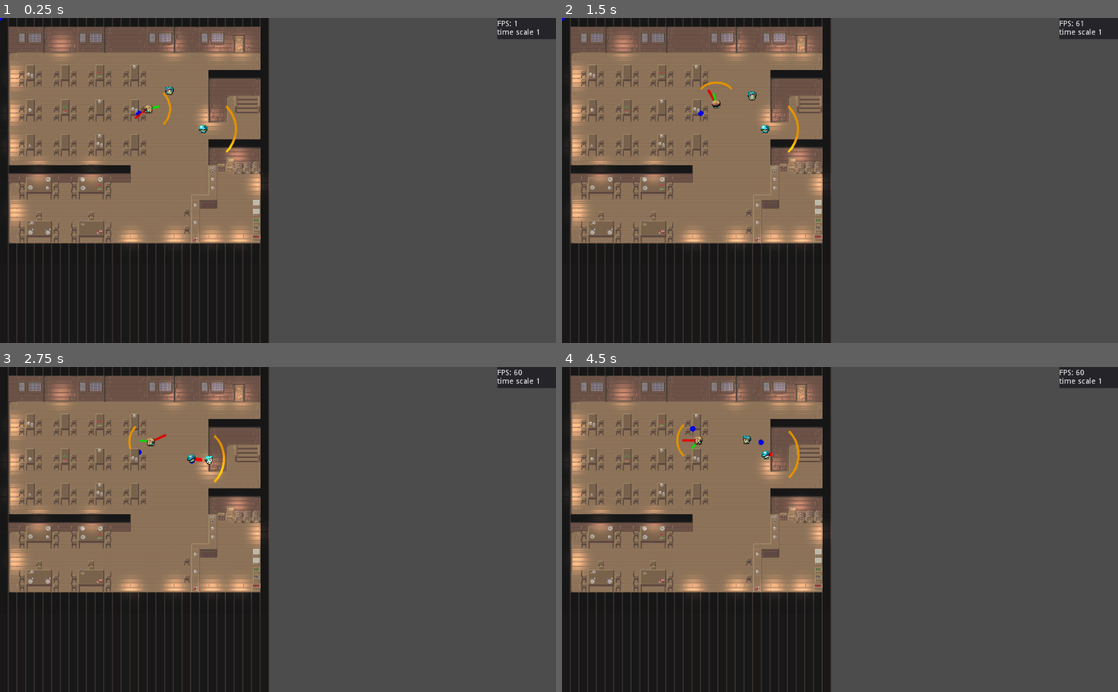
Above: before the commit, frames 1-4 (two rows, left to right).
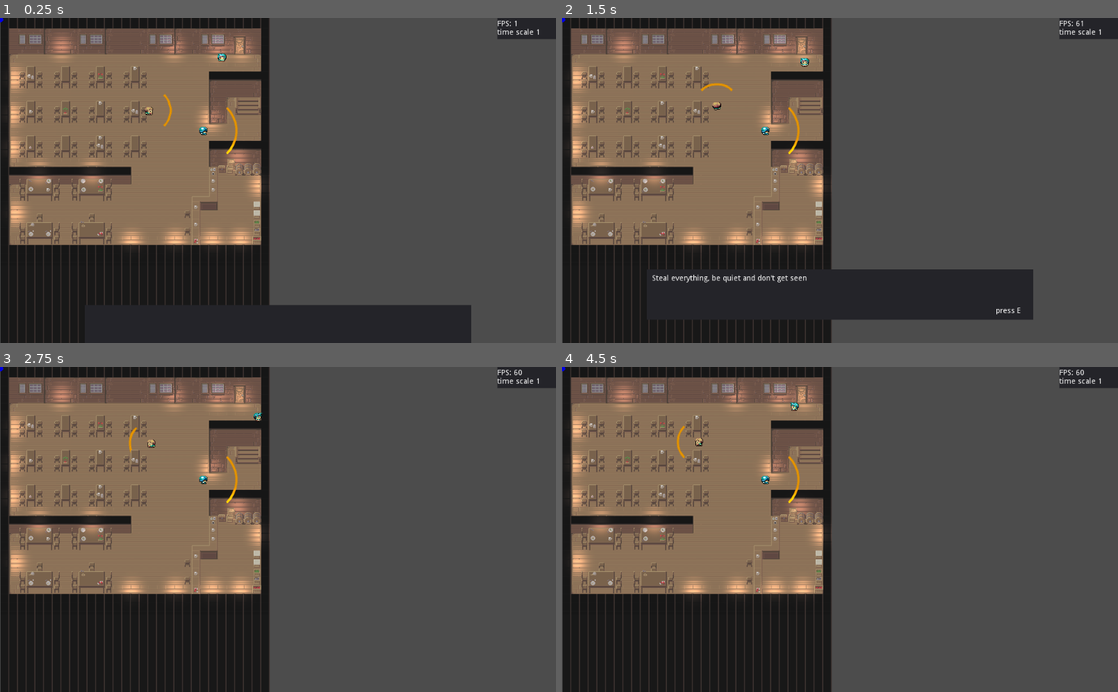
Above: after the commit, the same moments.

Repository: Chili-Turtle/inventory-game
Game: Godot game, scene res://scenes/root scene.tscn
Two runs of this game, one before a commit and one after it. Both use one fixed random seed, a clock stepped at 60 frames per second and the inputs below.
Inputs (mouse positions are in pixels of both pictures, inside the frame that each line leads up to):
- Up to frame 1 (0.25 s): no input
- Up to frame 2 (1.5 s): move the mouse to (962, 164) at 0.52 s; hold Right (ui_right) 0.53-1.28 s; hold E (interact) 0.53-1.28 s; click (962, 164) at 0.67 s; move the mouse to (728, 196) at 1.27 s; hold Down (ui_down) from 1.28 s (still down); tap E (interact) at 1.35 s; click (728, 196) at 1.42 s
- Up to frame 3 (2.75 s): tap E (interact) at 2 s; move the mouse to (333, 458) at 2.02 s; release Down (ui_down) at 2.03 s; hold Right (ui_right) from 2.03 s (still down); hold E (interact) from 2.03 s (still down); click (333, 458) at 2.17 s
- Up to frame 4 (4.5 s): move the mouse to (812, 594) at 2.77 s; release Right (ui_right) at 2.78 s; release E (interact) at 2.78 s; hold Up (ui_up) 2.78-3.53 s; tap E (interact) at 2.85, 3.5, 4.35 s; click (812, 594) at 2.92 s; move the mouse to (1006, 578) at 3.52 s; hold E (interact) 3.53-4.28 s; hold Left (ui_left) from 3.53 s (still down); click (1006, 578) at 3.67 s; move the mouse to (673, 480) at 4.27 s; click (673, 480) at 4.42 s

The runs differ from the first frame. In frame 1, 11% of the frame differs, in the area x 0-85%, y 0-100%; in frame 2, 12%; in frame 3, 6.6%; in frame 4, 6.7%.

Commit message:
major update
-add sprites
-bug fix npc (corrected sight)
-camera shake
-guard patrol
-dialogue

Diff:
--- a/project.godot
+++ b/project.godot
@@ -13,9 +13,15 @@
 "class": "Item",
 "language": "GDScript",
 "path": "res://scripts/Inventory/item.gd"
+}, {
+"base": "Camera2D",
+"class": "ShakeCamera2D",
+"language": "GDScript",
+"path": "res://scripts/camera_controller.gd"
 } ]
 _global_script_class_icons={
-"Item": ""
+"Item": "",
+"ShakeCamera2D": ""
 }
 
 [application]
--- /dev/null
+++ b/scenes/GUI/dialogue.tscn
@@ -0,0 +1,138 @@
+[gd_scene load_steps=4 format=2]
+
+[ext_resource path="res://scripts/GUI/dialogue.gd" type="Script" id=1]
+
+[sub_resource type="Animation" id=1]
+resource_name = "move_in"
+length = 0.5
+tracks/0/type = "value"
+tracks/0/path = NodePath(".:rect_position")
+tracks/0/interp = 1
+tracks/0/loop_wrap = true
+tracks/0/imported = false
+tracks/0/enabled = false
+tracks/0/keys = {
+"times": PoolRealArray( 0, 0.5 ),
+"transitions": PoolRealArray( 1, 1 ),
+"update": 0,
+"values": [ Vector2( 156, 623.727 ), Vector2( 156, 487.405 ) ]
+}
+tracks/1/type = "bezier"
+tracks/1/path = NodePath(".:rect_position:x")
+tracks/1/interp = 1
+tracks/1/loop_wrap = true
+tracks/1/imported = false
+tracks/1/enabled = true
+tracks/1/keys = {
+"points": PoolRealArray( 156, -0.25, 0, 0.18, -1.02881, 156, -0.25, 0, 0.25, 0 ),
+"times": PoolRealArray( 0, 0.5 )
+}
+tracks/2/type = "bezier"
+tracks/2/path = NodePath(".:rect_position:y")
+tracks/2/interp = 1
+tracks/2/loop_wrap = true
+tracks/2/imported = false
+tracks/2/enabled = true
+tracks/2/keys = {
+"points": PoolRealArray( 623.727, -0.25, 0, 0.25, 0, 487.405, -0.26, -61.6803, 0.26, 61.6803 ),
+"times": PoolRealArray( 0, 0.5 )
+}
+
+[sub_resource type="Animation" id=2]
+resource_name = "move_out"
+length = 0.5
+tracks/0/type = "value"
+tracks/0/path = NodePath(".:rect_position")
+tracks/0/interp = 1
+tracks/0/loop_wrap = true
+tracks/0/imported = false
+tracks/0/enabled = false
+tracks/0/keys = {
+"times": PoolRealArray( 0, 0.5 ),
+"transitions": PoolRealArray( 1, 1 ),
+"update": 0,
+"values": [ Vector2( 156, 487.405 ), Vector2( 156, 623.727 ) ]
+}
+tracks/1/type = "bezier"
+tracks/1/path = NodePath(".:rect_position:x")
+tracks/1/interp = 1
+tracks/1/loop_wrap = true
+tracks/1/imported = false
+tracks/1/enabled = true
+tracks/1/keys = {
+"points": PoolRealArray( 156, -0.25, 0, 0.25, 0, 156, -0.25, 0, 0.18, -1.02881 ),
+"times": PoolRealArray( 0, 0.5 )
+}
+tracks/2/type = "bezier"
+tracks/2/path = NodePath(".:rect_position:y")
+tracks/2/interp = 1
+tracks/2/loop_wrap = true
+tracks/2/imported = false
+tracks/2/enabled = true
+tracks/2/keys = {
+"points": PoolRealArray( 487.405, -0.14, 129.221, 0.14, -129.221, 623.727, -0.25, 0, 0.25, 0 ),
+"times": PoolRealArray( 0, 0.5 )
+}
+
+[node name="dialogue" type="Control"]
+anchor_left = 0.5
+anchor_top = 1.0
+anchor_right = 0.5
+anchor_bottom = 1.0
+margin_left = -356.0
+margin_top = -112.595
+margin_right = 356.0
+margin_bottom = -19.5946
+script = ExtResource( 1 )
+__meta__ = {
+"_edit_use_anchors_": false
+}
+
+[node name="Panel" type="Panel" parent="."]
+anchor_right = 1.0
+anchor_bottom = 1.0
+__meta__ = {
+"_edit_use_anchors_": false
+}
+
+[node name="MarginContainer" type="MarginContainer" parent="."]
+anchor_right = 1.0
+anchor_bottom = 1.0
+custom_constants/margin_right = 10
+custom_constants/margin_top = 10
+custom_constants/margin_left = 10
+custom_constants/margin_bottom = 10
+__meta__ = {
+"_edit_use_anchors_": false
+}
+
+[node name="RichTextLabel" type="RichTextLabel" parent="MarginContainer"]
+margin_left = 10.0
+margin_top = 10.0
+margin_right = 702.0
+margin_bottom = 83.0
+visible_characters = 0
+text = "This is a test dialogue Lorem ipsum style"
+__meta__ = {
+"_edit_use_anchors_": false
+}
+
+[node name="end_dialogue" type="RichTextLabel" parent="MarginContainer/RichTextLabel"]
+visible = false
+margin_left = 633.0
+margin_top = 60.0
+margin_right = 690.0
+margin_bottom = 76.0
+text = "press E"
+__meta__ = {
+"_edit_use_anchors_": false
+}
+
+[node name="AnimationPlayer" type="AnimationPlayer" parent="."]
+anims/move_in = SubResource( 1 )
+anims/move_out = SubResource( 2 )
+
+[node name="text_speed" type="Timer" parent="."]
+wait_time = 0.01
+[connection signal="animation_finished" from="AnimationPlayer" to="." method="_on_AnimationPlayer_animation_finished"]
+[connection signal="timeout" from="text_speed" to="." method="_on_text_speed_timeout"]
--- a/scenes/guard.tscn
+++ b/scenes/guard.tscn
@@ -7,6 +7,8 @@
 [ext_resource path="res://scripts/state machine/guard_states/guard_move.gd" type="Script" id=5]
 [ext_resource path="res://scripts/state machine/guard_behaviour/guard_chase.gd" type="Script" id=6]
 [ext_resource path="res://scripts/state machine/guard_behaviour/guard_seek.gd" type="Script" id=7]
+[ext_resource path="res://scripts/state machine/guard_behaviour/guard_patrol.gd" type="Script" id=8]
+[ext_resource path="res://sprites/AH_Sprite_People_1_normal_1.png" type="Texture" id=9]
 
 [sub_resource type="CircleShape2D" id=1]
 radius = 8.0
@@ -90,6 +92,7 @@
 
 [node name="npc_sprite" type="Sprite" parent="."]
 texture = ExtResource( 1 )
+normal_map = ExtResource( 9 )
 vframes = 4
 hframes = 3
 region_enabled = true
@@ -102,7 +105,6 @@
 anims/guard_up = SubResource( 5 )
 
 [node name="detect_radius" type="Area2D" parent="."]
-visible = false
 collision_layer = 16
 collision_mask = 32
 
@@ -114,7 +116,6 @@
 [node name="sword dummy" type="Node" parent="Inventory"]
 
 [node name="player_detection" type="Area2D" parent="."]
-visible = false
 collision_layer = 16
 collision_mask = 2
 
@@ -123,7 +124,7 @@
 
 [node name="state_machine" type="Node" parent="."]
 script = ExtResource( 3 )
-start_state = NodePath("idle")
+start_state = NodePath("move")
 
 [node name="idle" type="Node" parent="state_machine"]
 script = ExtResource( 4 )
@@ -133,9 +134,10 @@
 
 [node name="behaviour_tree" type="Node" parent="."]
 script = ExtResource( 3 )
-start_state = NodePath("seek")
+start_state = NodePath("chase")
 
 [node name="patrol" type="Node" parent="behaviour_tree"]
+script = ExtResource( 8 )
 
 [node name="chase" type="Node" parent="behaviour_tree"]
 script = ExtResource( 6 )
--- a/scenes/npc.tscn
+++ b/scenes/npc.tscn
@@ -1,10 +1,11 @@
-[gd_scene load_steps=12 format=2]
+[gd_scene load_steps=13 format=2]
 
 [ext_resource path="res://sprites/AH_SpriteSheet_People1.png" type="Texture" id=1]
 [ext_resource path="res://scripts/npc.gd" type="Script" id=2]
 [ext_resource path="res://scripts/state machine/state_machine.gd" type="Script" id=3]
 [ext_resource path="res://scripts/state machine/npc_states/npc_idle.gd" type="Script" id=4]
 [ext_resource path="res://scripts/state machine/npc_states/npc_walk.gd" type="Script" id=5]
+[ext_resource path="res://sprites/AH_Sprite_People_1_normal_1.png" type="Texture" id=6]
 
 [sub_resource type="CircleShape2D" id=1]
 radius = 6.0
@@ -89,6 +90,7 @@
 
 [node name="npc_sprite" type="Sprite" parent="."]
 texture = ExtResource( 1 )
+normal_map = ExtResource( 6 )
 vframes = 4
 hframes = 3
 region_enabled = true
--- a/scenes/player/player.tscn
+++ b/scenes/player/player.tscn
@@ -1,10 +1,11 @@
-[gd_scene load_steps=12 format=2]
+[gd_scene load_steps=13 format=2]
 
 [ext_resource path="res://sprites/AH_SpriteSheet_People1.png" type="Texture" id=1]
 [ext_resource path="res://scripts/player_controller.gd" type="Script" id=2]
 [ext_resource path="res://scripts/state machine/state_machine.gd" type="Script" id=3]
 [ext_resource path="res://scripts/state machine/player_states/player_idle.gd" type="Script" id=4]
 [ext_resource path="res://scripts/state machine/player_states/player_walk.gd" type="Script" id=5]
+[ext_resource path="res://sprites/AH_Sprite_People_1_normal_1.png" type="Texture" id=6]
 
 [sub_resource type="CircleShape2D" id=1]
 radius = 6.0
@@ -81,7 +82,6 @@
 "player",
 ]]
 collision_layer = 2
-collision_mask = 0
 script = ExtResource( 2 )
 
 [node name="CollisionShape2D" type="CollisionShape2D" parent="."]
@@ -89,6 +89,7 @@
 
 [node name="playesr_sprite" type="Sprite" parent="."]
 texture = ExtResource( 1 )
+normal_map = ExtResource( 6 )
 vframes = 4
 hframes = 3
 region_enabled = true
@@ -101,6 +102,7 @@
 anims/player_walk_up = SubResource( 5 )
 
 [node name="pick_pocket_range" type="Area2D" parent="."]
+visible = false
 collision_layer = 4
 collision_mask = 8
 
--- a/scenes/root scene.tscn
+++ b/scenes/root scene.tscn
@@ -9,10 +9,17 @@
 [ext_resource path="res://scenes/dummy_light_sprite.tscn" type="PackedScene" id=7]
 [ext_resource path="res://sprites/lights/texture_white.jpg" type="Texture" id=8]
 [ext_resource path="res://scenes/debugging/debugging_panel.tscn" type="PackedScene" id=9]
+[ext_resource path="res://scenes/GUI/dialogue.tscn" type="PackedScene" id=10]
+[ext_resource path="res://scripts/camera_controller.gd" type="Script" id=11]
 
 [sub_resource type="Curve2D" id=1]
 _data = {
 "points": PoolVector2Array( 0, 0, 0, 0, 288.853, 169.637, 0, 0, 0, 0, 277.41, 137.948, 0, 0, 0, 0, 185.509, 140.967, 0, 0, 0, 0, 91.8546, 140.627, 0, 0, 0, 0, 88.5949, 205.727, 0, 0, 0, 0, 262.005, 205.287 )
+}
+
+[sub_resource type="Curve2D" id=2]
+_data = {
+"points": PoolVector2Array( 0, 0, 0, 0, 362.443, 206.595, 0, 0, 0, 0, 358.662, 287.897, 0, 0, 0, 0, 305.721, 286.007, 0, 0, 0, 0, 309.502, 84.3273, 0, 0, 0, 0, 354.88, 88.1088, 0, 0, 0, 0, 362.443, 206.595 )
 }
 
 [node name="root scene" type="Node2D"]
@@ -23,18 +30,22 @@
 
 [node name="bar 1" parent="." instance=ExtResource( 3 )]
 
-[node name="Path2D" type="Path2D" parent="bar 1/layer_1" index="0"]
+[node name="npc_1_path" type="Path2D" parent="bar 1/layer_1" index="0"]
 curve = SubResource( 1 )
 
-[node name="npc" parent="bar 1/layer_1" index="1"]
+[node name="guard_1_path" type="Path2D" parent="bar 1/layer_1" index="1"]
+curve = SubResource( 2 )
+
+[node name="npc" parent="bar 1/layer_1" index="2"]
 position = Vector2( 268.448, 166.883 )
-patrole_path = NodePath("../Path2D")
+patrole_path = NodePath("../npc_1_path")
 
-[node name="player" parent="bar 1/layer_1" index="2"]
-position = Vector2( 312.157, 134.081 )
+[node name="player" parent="bar 1/layer_1" index="3"]
+position = Vector2( 408.254, 70.3276 )
 
-[node name="guard" parent="bar 1/layer_1" index="3" instance=ExtResource( 4 )]
+[node name="guard" parent="bar 1/layer_1" index="4" instance=ExtResource( 4 )]
 position = Vector2( 374.398, 205.089 )
+patrole_path = NodePath("../guard_1_path")
 
 [node name="light_comb" parent="." instance=ExtResource( 6 )]
 position = Vector2( 112.252, 51.7488 )
@@ -87,10 +98,6 @@
 [node name="light_comb17" parent="." instance=ExtResource( 6 )]
 position = Vector2( 389.661, 412.46 )
 
-[node name="Sprite" parent="." instance=ExtResource( 7 )]
-position = Vector2( 1227.62, 198.945 )
-normal_map = null
-
 [node name="scene_darkener" type="Light2D" parent="."]
 position = Vector2( 244.988, 203.698 )
 scale = Vector2( 1.08249, 0.976836 )
@@ -99,6 +106,10 @@
 mode = 2
 range_height = 2048.0
 shadow_color = Color( 0.45098, 0.45098, 0.45098, 1 )
+
+[node name="Sprite" parent="." instance=ExtResource( 7 )]
+position = Vector2( 1239.59, 192.114 )
+normal_map = null
 
 [node name="CanvasLayer" type="CanvasLayer" parent="."]
 
@@ -156,6 +167,18 @@
 __meta__ = {
 "_edit_use_anchors_": false
 }
+
+[node name="dialogue" parent="CanvasLayer" instance=ExtResource( 10 )]
+margin_left = -353.791
+margin_top = 47.9562
+margin_right = 358.209
+margin_bottom = 140.957
+
+[node name="Camera2D" type="Camera2D" parent="."]
+position = Vector2( 511.06, 297.069 )
+rotating = true
+current = true
+script = ExtResource( 11 )
 [connection signal="ready" from="." to="." method="_on_root_scene_ready"]
 
 [editable path="bar 1"]
--- /dev/null
+++ b/scripts/GUI/dialogue.gd
@@ -0,0 +1,57 @@
+extends Control
+
+onready var label = $MarginContainer/RichTextLabel
+
+var dialogue : String
+
+var is_on_screen : bool = false
+
+func _ready():
+	event_handler.connect("display_dialogue", self, "start_dialogue")
+	pass
+
+func start_dialogue(_dialogue : String):
+	label.visible_characters = 0
+	dialogue = _dialogue
+	label.text = dialogue
+
+	if is_on_screen == false:
+		$AnimationPlayer.play("move_in")
+	else:
+		$text_speed.start()
+
+func _on_AnimationPlayer_animation_finished(anim_name):
+	if anim_name == "move_in":
+		$text_speed.start()
+		is_on_screen = true
+#		on_display_dialogue()
+
+#func on_display_dialogue():
+#	$text_speed.start()
+#	label.text = dialogue
+#	pass
+
+func _input(event):
+	if Input.is_action_just_pressed("interact"):
+		end_dialogue()
+	pass
+
+func end_dialogue():
+	if label.visible_characters >= dialogue.length() and dialogue != "":
+		dialogue = ""
+		$AnimationPlayer.play("move_out")
+		is_on_screen = false
+	else:
+		label.visible_characters = dialogue.length()
+
+	$MarginContainer/RichTextLabel/end_dialogue.visible = true
+
+	pass
+
+func _on_text_speed_timeout():
+	label.visible_characters += 1
+
+	if label.visible_characters >= dialogue.length():
+		$text_speed.stop()
+		$MarginContainer/RichTextLabel/end_dialogue.visible = true
+	pass
--- /dev/null
+++ b/scripts/camera_controller.gd
@@ -0,0 +1,45 @@
+extends Camera2D
+class_name ShakeCamera2D
+
+export(NodePath) var target
+export var decay = .8  # How quickly the shaking stops [0, 1].
+export var rollDecay = .2
+export var rollIncrement = 0.1
+export var max_offset = Vector2(20.0, 20.0)  # Maximum hor/ver shake in pixels.
+export var max_roll = 0.02  # Maximum rotation in radians (use sparingly).
+export var initialZoom = Vector2.ONE
+
+onready var noise = OpenSimplexNoise.new()
+var trauma = 0.0  # Current shake strength.
+var trauma_power = 2  # Trauma exponent. Use [2, 3].
+var noise_y = 0
+var zoomOffset : Vector2
+var rollDirection = 0
+
+func _ready():
+	randomize()
+	noise.seed = randi()
+	noise.period = 4
+	noise.octaves = 2
+	initialZoom = zoom
+
+func _physics_process(delta):
+	if target:
+		global_position = get_node(target).global_position
+	if trauma:
+		trauma = max(trauma - decay * delta, 0)
+		shake()
+	else:
+		zoom =lerp(zoom,initialZoom,get_physics_process_delta_time()*2.5)
+		pass
+
+func shake():
+	var amount = pow(trauma, trauma_power)
+	noise_y += 1
+#	zoom = lerp(zoom,Vector2(0.6,0.5),get_physics_process_delta_time()*2.5)
+	rotation = max_roll * amount * rand_range(-1, 1)
+	offset.x = max_offset.x * amount * rand_range(-1, 1)
+	offset.y = max_offset.y * amount * rand_range(-1, 1)
+
+func add_trauma(amount):
+	trauma = min(trauma + amount, 1.0)
--- a/scripts/globals/event_handler.gd
+++ b/scripts/globals/event_handler.gd
@@ -7,3 +7,5 @@
 signal pocketing_started()
 signal pocketing_canceled()
 signal pocketing_ended()
+
+signal display_dialogue(dialogue)
--- a/scripts/guard.gd
+++ b/scripts/guard.gd
@@ -16,8 +16,17 @@
 
 var player = null
 
+var index = 0
+
+export(NodePath) var patrole_path = null
+
+var patrole_curve : Curve2D
+
 func _ready():
 	target = position
+
+	if patrole_path != null:
+		patrole_curve = get_node(patrole_path).get_curve()
 	pass
 
 func _process(delta):
@@ -25,6 +34,11 @@
 	pass
 
 func _physics_process(delta):
+	#if patroling and player is in vision cone stealing, go to chase state
+	#if player is out of chase radius, go back to scent path
+
+	#stand_still state
+	#if no scent is there stop, and turn/player left, right.. animation, and ajust the angle
 	pass
 
 func player_in_vision_cone():
--- a/scripts/npc.gd
+++ b/scripts/npc.gd
@@ -21,6 +21,10 @@
 
 var angle = 0
 
+var pocket_color : Color = Color(0.2, 0.6, 0.0, 0.3)
+var transparent_color : Color = Color(0.0, 0.0, 0.0, 0.0)
+var current_color : Color
+
 var player = null
 
 var hit_point = Vector2()
@@ -32,7 +36,7 @@
 var patrole_curve : Curve2D
 
 func _ready():
-
+	current_color = transparent_color
 #	print("this is the path: %s " %to_global($Path2D.get_curve().get_point_position(0)))
 #	print("this is the path: %s " %get_node(patrole_path).get_curve().get_point_position(0))
 	if patrole_path != null:
@@ -82,28 +86,39 @@
 	pass
 
 func _process(delta):
+
+	if player != null:
+		current_color = current_color.linear_interpolate(pocket_color, delta * 10.0)
+	else:
+		current_color = current_color.linear_interpolate(transparent_color, delta * 10.0)
+
 	angle -= delta * 500.0
 	update()
+	is_player_in_vision()
 	pass
 
 func add_notice(value : float):
 	notice_value += value
 	pass
 
-func _physics_process(delta):
-
-	pass
-
 func is_player_in_vision(): #this should be a bool
 	if player == null:
 		return
 
-	if position.angle_to_point(player.position) <= deg2rad(45) && position.angle_to_point(player.position) >= -deg2rad(45):
+	#if left and between 45, -45
+	#if right and between 135 and -135
+	#if down and between -45, -135
+	#if up and between 45, 135
+
+	 #0.0 when right 180 when left, when npc is left == 0.0, when npc is right 180
+	if player.position.angle_to_point(position) <= deg2rad(sight_angle + 45) && player.position.angle_to_point(position) >= deg2rad(sight_angle - 45):
 		var ray = get_world_2d().direct_space_state.intersect_ray(position, player.position, [self])
-		if ray.collider.is_in_group("player"):
-			if player.is_stealing == true:
-				print("Hey what are you doing")
-				player.cancel_stealing()
+#		print("in vision cone")
+		if !ray.empty():
+			if ray.collider.is_in_group("player"):
+				if player.is_stealing == true:
+					player.cancel_stealing()
+					print("Hey what are you doing")
 				#add suspicion level if you have more then 2-3 all guard are immediately alerted
 	pass
 
@@ -121,13 +136,16 @@
 	pass
 
 func _draw():
-	draw_circle(to_local(hit_point), 5.0, Color.blue)
+#	draw_circle(to_local(hit_point), 5.0, Color.blue)
 #	draw_circle(to_local(global_position), 5.0, Color.blue)
-	draw_line(to_local(position), (to_local(position) + Vector2.UP * ray_length).rotated(deg2rad(angle)), Color.red, 3.0, true)
-	draw_line(to_local(position), (to_local(position) + velocity), Color.green, 3.0, true)
+#	draw_line(to_local(position), (to_local(position) + Vector2.UP * ray_length).rotated(deg2rad(angle)), Color.red, 3.0, true)
+#	draw_line(to_local(position), (to_local(position) + velocity), Color.green, 3.0, true)
 
 	###---draw vision cone---###
-	draw_arc(to_local(position), 40.0, deg2rad(sight_angle+45), deg2rad(sight_angle-45), 10,Color.orange, 3.0, true)
+	draw_arc(to_local(position), 40.0, deg2rad(sight_angle + 45), deg2rad(sight_angle - 45), 10,Color.orange, 3.0, true) #0.0 when right 180 when left
+
+	#make a extra node which draws the circl
+	draw_circle(to_local(position), 20.0, current_color)
 
 
 	###---this is for drawing the sight radius/form---###
--- a/scripts/player_controller.gd
+++ b/scripts/player_controller.gd
@@ -9,18 +9,31 @@
 
 var steal_target = null
 
+var knock_back_dir : Vector2
+
+var pocketing_range = 20.0
+
 var can_steal = false
 var is_stealing = false
 
 var scent_collider : Array = []
 
+var health : int
+var max_health : int = 3
+
 func _ready():
 	init_inventory()
+	health = max_health
 	pass
 
 func _physics_process(delta):
 	update()
 
+	velocity = direction
+	velocity += knock_back_dir
+	velocity = move_and_slide(velocity)
+
+	knock_back_dir = knock_back_dir.linear_interpolate(Vector2(), delta * 20.0)
 	pass
 
 func init_inventory():
@@ -37,7 +50,6 @@
 func _unhandled_input(event):
 	if event.is_action_pressed("interact") and can_steal == true:
 		if is_stealing == false:
-			print("can I activate you out of range?")
 			event_handler.emit_signal("pick_pocket_started", steal_target, self)
 			is_stealing = true
 		elif is_stealing == true:
@@ -74,6 +86,28 @@
 		pass
 	pass
 
+func take_damage(enemy, damage : int, force : float):
+	health -= damage
+
+	knock_back(enemy, force)
+
+	if health <= 0:
+		on_death()
+	pass
+
+func on_death():
+	print("you are dead")
+	#player death animation
+	#restart the level
+	#send signal to the level root
+	pass
+
+func knock_back(enemy, force = 0.0):
+	knock_back_dir
+	knock_back_dir = position - enemy.position
+	knock_back_dir = knock_back_dir.normalized() * force
+	pass
+
 
 func scent_path():
 	if scent_collider.size() >= 6:
--- a/scripts/root_scene.gd
+++ b/scripts/root_scene.gd
@@ -2,4 +2,12 @@
 
 func _on_root_scene_ready():
 	event_handler.emit_signal("game_loaded")
+
+	event_handler.emit_signal("display_dialogue", "Steal everything, be quiet and don't get seen")
+
 	pass
+
+func _input(event):
+	if event.is_action("interact"):
+#		$Camera2D.add_trauma(1.0)
+		pass
--- a/scripts/state machine/guard_behaviour/guard_chase.gd
+++ b/scripts/state machine/guard_behaviour/guard_chase.gd
@@ -18,6 +18,7 @@
 
 func chase_player():
 	if owner.player == null:
+#		owner.get_node("behaviour_tree").change_state("seek")
 		return
 
 	owner.get_node("state_machine").change_state("move")
@@ -26,10 +27,12 @@
 
 func chatch_player():
 	if owner.player == null:
+#		owner.get_node("behaviour_tree").change_state("seek")
 		return
 
 	if owner.position.distance_to(owner.player.position) <= 10.0:
 		print("player captured")
+		owner.player.take_damage(owner, 1, 500.0)
 		#add a knockback/forward to the player
 		#damage the player
 	pass
--- /dev/null
+++ b/scripts/state machine/guard_behaviour/guard_patrol.gd
@@ -0,0 +1,36 @@
+extends "res://scripts/state machine/state.gd"
+
+func enter():
+	print("%s entered" %name)
+	pass
+
+func exit():
+	print("%s entered" %name)
+	pass
+
+func update(_delta : float):
+	patrol(_delta)
+	pass
+
+func handle_input(_event):
+	pass
+
+func patrol(_delta):
+	if owner.patrole_path == null:
+		return
+
+	owner.direction = owner.patrole_curve.get_point_position(owner.index) - owner.position
+
+	if owner.patrole_curve.get_point_position(owner.index).distance_to(owner.position) <= 2.0:
+		owner.index += 1
+		owner.index = owner.index % owner.patrole_curve.get_point_count()
+#		owner.get_node("state_machine").change_state("idle") #use look around instead/used for a breakes
+
+	owner.direction = owner.direction.normalized()
+
+#	if owner.get_ray_cast() != null:
+#		if !owner.get_ray_cast().empty():
+#			owner.steering = (owner.position - owner.get_ray_cast().position).normalized() * 5.0
+#			owner.steering = Vector2().linear_interpolate(owner.steering, _delta * 15.0)
+#	else:
+#		owner.steering = owner.steering.linear_interpolate(Vector2(), _delta * 5.0)
--- a/scripts/state machine/player_states/player_idle.gd
+++ b/scripts/state machine/player_states/player_idle.gd
@@ -10,6 +10,7 @@
 	pass
 
 func update(_delta : float):
+	owner.direction = Vector2()
 	pass
 
 func handle_input(_event):
--- a/scripts/state machine/player_states/player_walk.gd
+++ b/scripts/state machine/player_states/player_walk.gd
@@ -25,7 +25,8 @@
 	else:
 		owner.get_node("state_machine").change_state("idle")
 
-	owner.velocity = owner.move_and_slide(owner.direction.normalized() * speed)
+
+	owner.direction = owner.direction.normalized() * speed
 	pass
 
 func handle_input(_event):
Not shown: 1 places in scenes/guard.tscn that only renumber resources
Not shown: 1 places in scenes/root scene.tscn that only renumber resources
Binary file added: sprites/AH_Sprite_People_1_normal_1.png
Not shown, added: sprites/AH_Sprite_People_1_normal_1.png.import
Binary file added: sprites/AH_Sprite_People_1_normal_flat.png
Not shown, added: sprites/AH_Sprite_People_1_normal_flat.png.import
Binary file added: sprites/AH_Sprite_People_1_roughness_hard.png
Not shown, added: sprites/AH_Sprite_People_1_roughness_hard.png.import
Binary file added: sprites/AH_Sprite_People_1_roughness_soft.png
Not shown, added: sprites/AH_Sprite_People_1_roughness_soft.png.import
